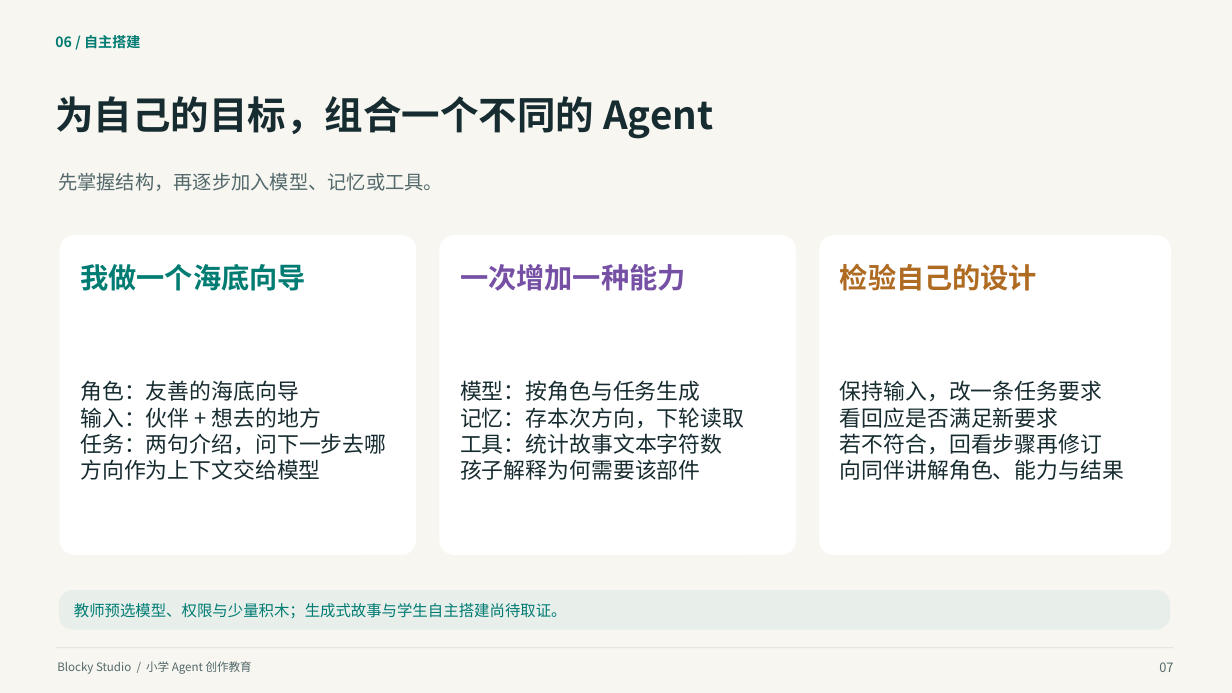
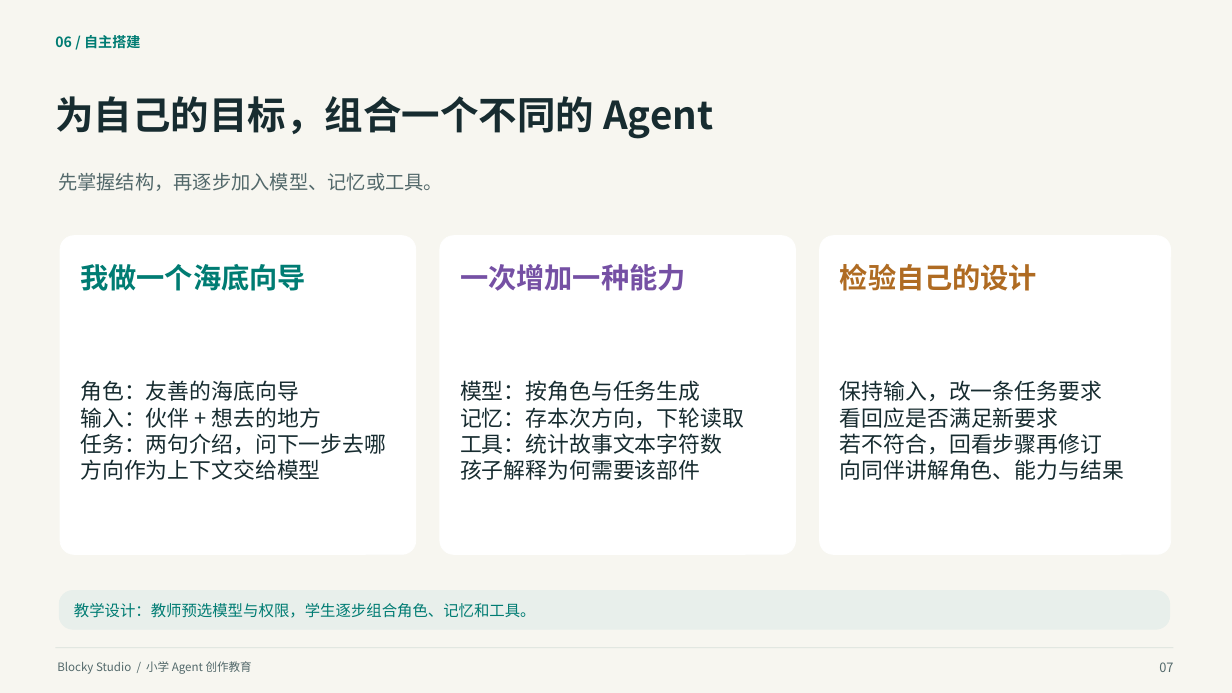
Before and after one commit to q2955161835-debug/Blocky-AI, a slide deck: slide 7 of doc/交付/2026-10-03-答辩与商业计划书/Blocky-Studio-小学Agent创作教育-2026-10-03.pptx. Drawn at 1232x693 pixels with LibreOffice and Linux fonts; fonts in the diff are those of the drawing. Boxes give left, top, right and bottom in pixels: in the first picture for what was removed or moved away, otherwise in the second. Text is boxed around its words. In the diff, an @@ line names an element or a change of style, - is before the commit and + after.

Commit message:
docs: revise pitch wording and record independent investor reaudit [skip ci]

```diff
--- a/doc/交付/2026-10-03-答辩与商业计划书/Blocky-Studio-小学Agent创作教育-2026-10-03.pptx
+++ b/doc/交付/2026-10-03-答辩与商业计划书/Blocky-Studio-小学Agent创作教育-2026-10-03.pptx
@@ text at (x1=74, y1=603, x2=536, y2=618): text changed @@
-教师预选模型、权限与少量积木；生成式故事与学生自主搭建尚待取证。
+教学设计：教师预选模型与权限，学生逐步组合角色、记忆和工具。
```
Also in this commit, not shown: 14 other slides changed, 12 other files.
